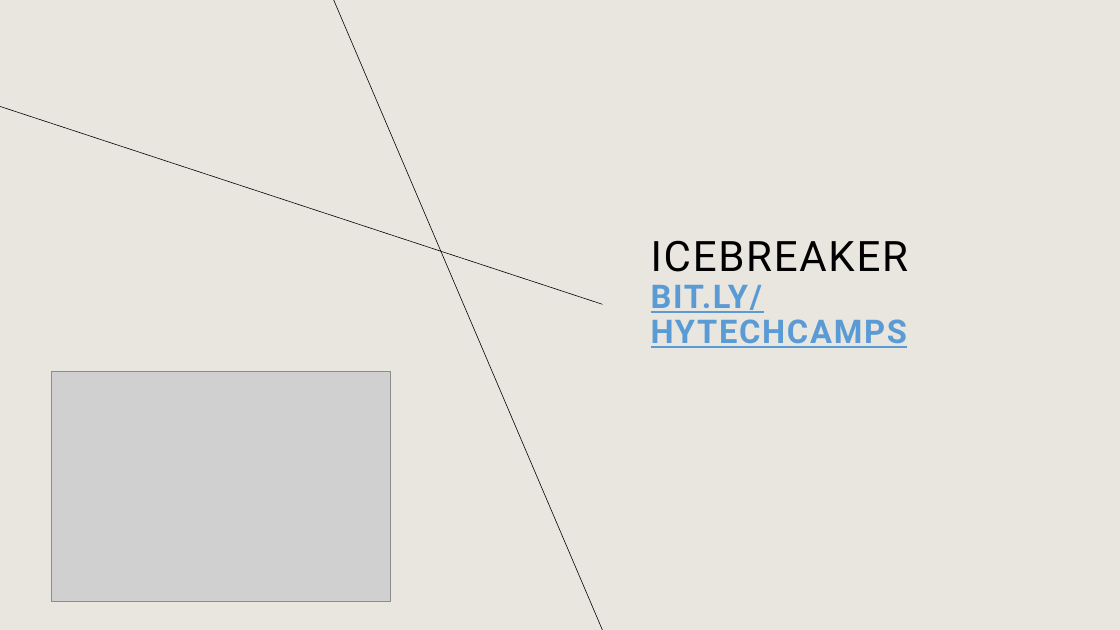
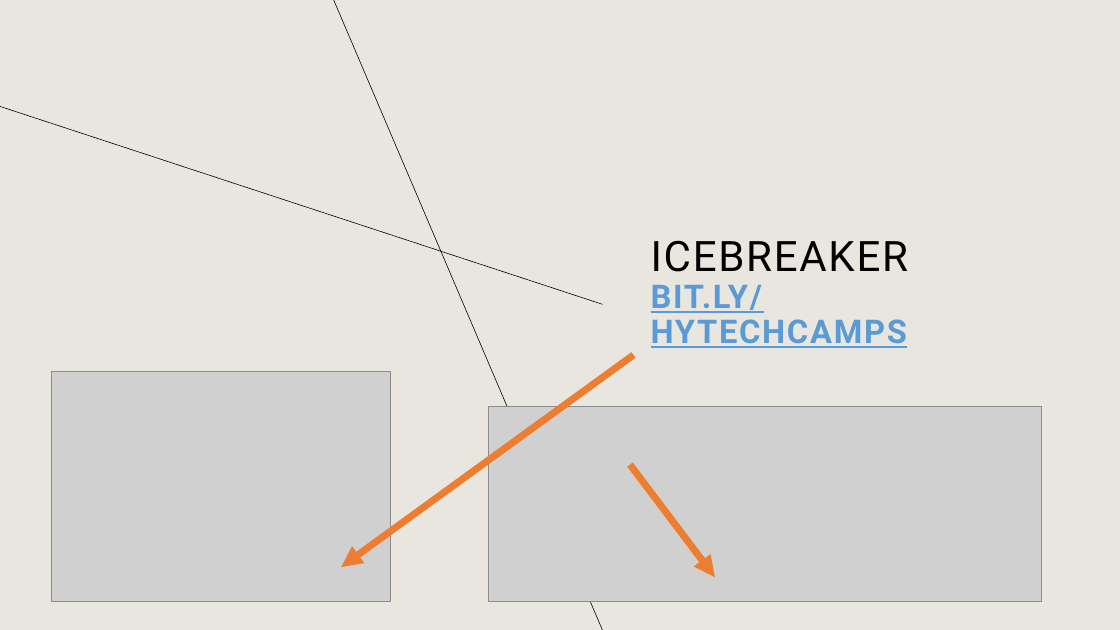
Before and after one commit to hytechcamps/databases, a slide deck: slide 3 of Databases.pptx. Drawn at 1120x630 pixels with LibreOffice and Linux fonts; fonts in the diff are those of the drawing; grey boxes stand for pictures. Boxes give left, top, right and bottom in pixels: in the first picture for what was removed or moved away, otherwise in the second. Text is boxed around its words. In the diff, an @@ line names an element or a change of style, - is before the commit and + after.

```diff
--- a/Databases.pptx
+++ b/Databases.pptx
@@ arrow added from (634, 355) to (341, 567), #ED7D31 6 pt @@
@@ picture added at box(488, 407, 1041, 601) @@
@@ arrow added from (630, 465) to (715, 577), #ED7D31 6 pt @@
```
Also in this commit, not shown: 1 other slide changed, 10 slides added, 9 slides removed, 33 other files.
